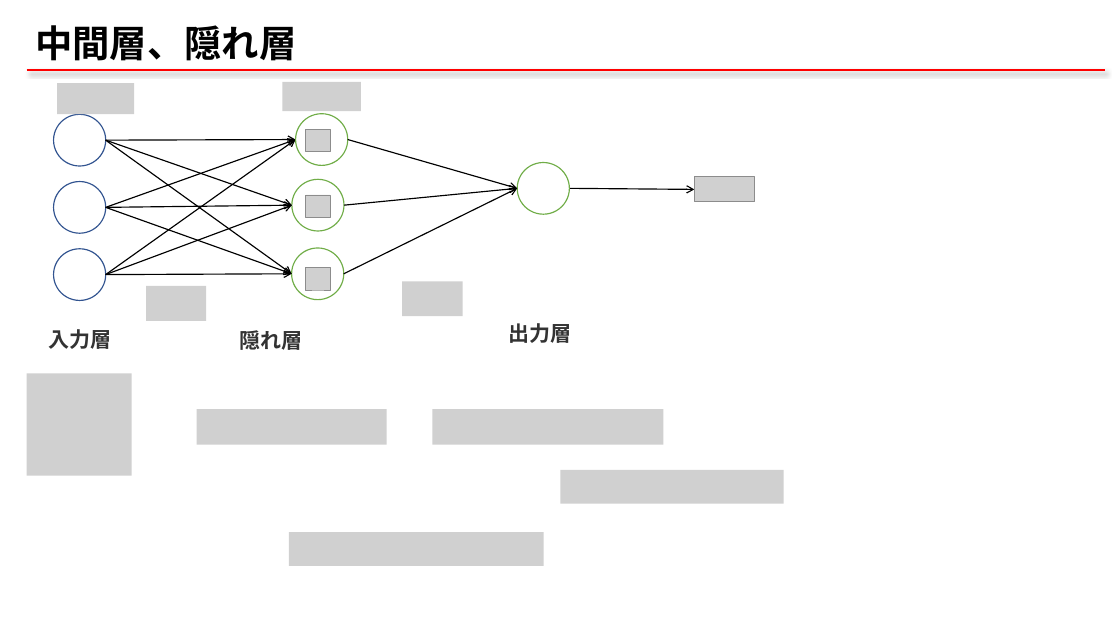
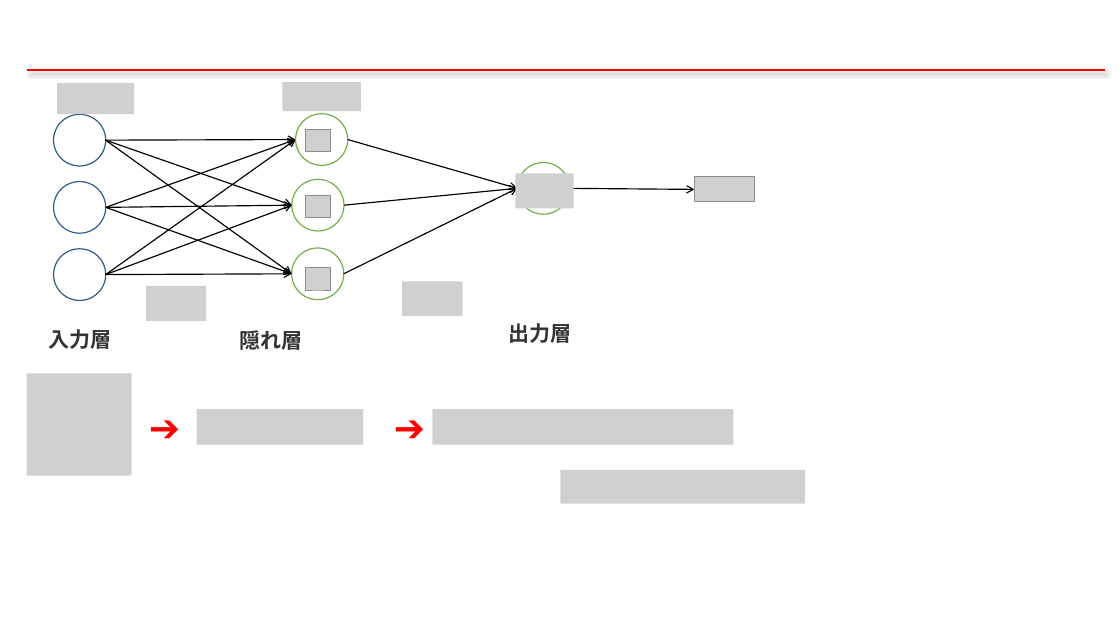
Before and after one commit to qqinxl2015/machine-learning-basic, a slide deck: slide 20 of _ML_01_NN.pptx (slide 21 before the commit). Drawn at 1120x630 pixels with LibreOffice and Linux fonts; fonts in the diff are those of the drawing; grey boxes stand for pictures; background and template pictures are left out. Boxes give left, top, right and bottom in pixels: in the first picture for what was removed or moved away, otherwise in the second. Text is boxed around its words. In the diff, an @@ line names an element or a change of style, - is before the commit and + after.

```diff
--- a/_ML_01_NN.pptx
+++ b/_ML_01_NN.pptx
@@ title removed at (35,25,296,61) @@
-中間層、隠れ層
@@ picture added at (516,174,574,209) @@
@@ text added at (140,400,183,454), 32 pt, text #FF0000, bold @@
+➔
@@ picture: place and size @@
-picture at (197,409,386,444)
+picture at (197,409,363,444)
@@ text added at (386,400,429,454), 32 pt, text #FF0000, bold @@
+➔
@@ picture: place and size @@
-picture at (433,409,664,444)
+picture at (433,409,734,444)
@@ picture: place and size @@
-picture at (560,470,784,503)
+picture at (560,470,805,503)
@@ picture removed at (289,532,544,565) @@
```
Also in this commit, not shown: 15 other slides changed, 4 slides added, 5 slides removed, 2 other files.
